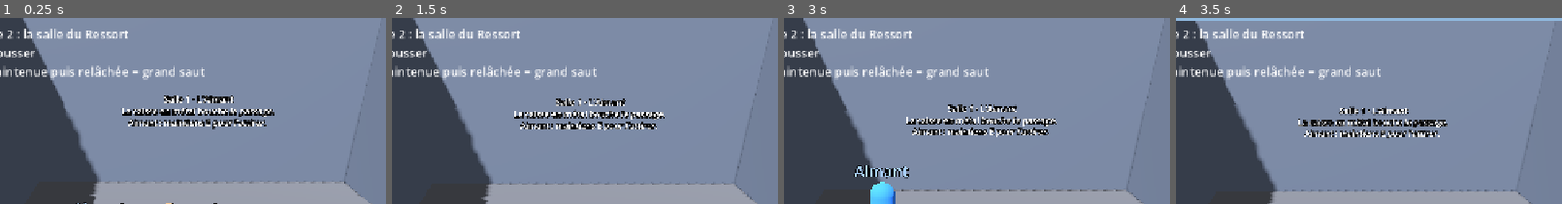
Above: before the commit, frames 1-4 (left to right).
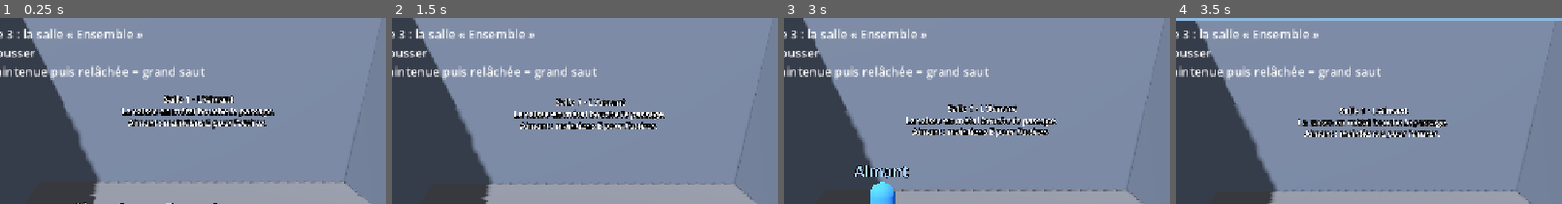
Above: after the commit, the same moments.

Repository: Aphyo/MagSpring
Game: Godot game, scene res://scenes/main.tscn
Two runs of this game, one before a commit and one after it. Both use one fixed random seed, a clock stepped at 60 frames per second and the inputs below.
Inputs:
- Up to frame 1 (0.25 s): no input
- Up to frame 2 (1.5 s): tap Enter at 0.5 s
- Up to frame 3 (3 s): tap Space at 2.75 s
- Up to frame 4 (3.5 s): no input
The pictures show only the part of the screen within x 31-81%, y 0-50%; the shares and areas given below are measured in that part.

The runs differ from the first frame. In frame 1, 0.5% of the frame differs, in the area x 2-37%, y 5-11%; in frame 2, 0.5%, in the area x 2-37%, y 5-12%; in frame 3, 0.5%; in frame 4, 0.5%.

Commit message:
Niveau 1, étape 3 : salle « Ensemble » et arrivée
Le Ressort saute sur un bloc violet pour ouvrir la niche où est enfermée une caisse.
L'Aimant sort la caisse et la pousse contre un bloc marron de 2,4 m pour s'en servir
de marche. Quand les deux joueurs sont sur l'arrivée, « Bravo ! » s'affiche.
Un seuil vert sous la porte de la salle 3 empêche d'y amener la caisse de la salle 1.

Co-Authored-By: Claude Opus 5.5 <noreply@anthropic.com>
Claude-Session: https://claude.ai/code/session_01HXSnhPvu5eQkQv46XWRZmo

Diff:
--- /dev/null
+++ b/assets/materials/corniche.tres
@@ -0,0 +1,5 @@
+[gd_resource type="StandardMaterial3D" format=3]
+
+[resource]
+albedo_color = Color(0.6, 0.4, 0.22, 1)
+roughness = 0.8
--- a/scenes/levels/niveau_1.tscn
+++ b/scenes/levels/niveau_1.tscn
@@ -6,6 +6,9 @@
 [ext_resource type="Material" path="res://assets/materials/plateforme_haute.tres" id="4_violet"]
 [ext_resource type="PackedScene" path="res://scenes/objects/heavy_button.tscn" id="5_bouton"]
 [ext_resource type="PackedScene" path="res://scenes/objects/door.tscn" id="6_porte"]
+[ext_resource type="Material" path="res://assets/materials/marche.tres" id="7_vert"]
+[ext_resource type="Material" path="res://assets/materials/corniche.tres" id="8_corniche"]
+[ext_resource type="PackedScene" path="res://scenes/objects/arrivee.tscn" id="9_arrivee"]
 
 [sub_resource type="Environment" id="Environment_niveau1"]
 background_mode = 1
@@ -77,9 +80,49 @@
 material = ExtResource("2_mur")
 
 [node name="Passage2" type="CSGBox3D" parent="Decor"]
-transform = Transform3D(1, 0, 0, 0, 1, 0, 0, 0, 1, 8, 1.5, 0)
+transform = Transform3D(1, 0, 0, 0, 1, 0, 0, 0, 1, 8, 1.75, 0)
 operation = 2
-size = Vector3(1, 3, 2.6)
+size = Vector3(1, 3.5, 2.6)
+
+[node name="SeuilPorte" type="CSGBox3D" parent="Decor"]
+transform = Transform3D(1, 0, 0, 0, 1, 0, 0, 0, 1, 8, 0.25, 0)
+size = Vector3(2, 0.5, 2.6)
+material = ExtResource("7_vert")
+
+[node name="TrouNiche" type="CSGBox3D" parent="Decor"]
+transform = Transform3D(1, 0, 0, 0, 1, 0, 0, 0, 1, 17, 1.5, -6.25)
+operation = 2
+size = Vector3(2.6, 3, 1)
+
+[node name="NicheSol" type="CSGBox3D" parent="Decor"]
+transform = Transform3D(1, 0, 0, 0, 1, 0, 0, 0, 1, 17, -0.5, -8)
+size = Vector3(3.6, 1, 3.5)
+material = ExtResource("1_sol")
+
+[node name="NicheMurGauche" type="CSGBox3D" parent="Decor"]
+transform = Transform3D(1, 0, 0, 0, 1, 0, 0, 0, 1, 15.45, 1.5, -8)
+size = Vector3(0.5, 3, 3.5)
+material = ExtResource("2_mur")
+
+[node name="NicheMurDroit" type="CSGBox3D" parent="Decor"]
+transform = Transform3D(1, 0, 0, 0, 1, 0, 0, 0, 1, 18.55, 1.5, -8)
+size = Vector3(0.5, 3, 3.5)
+material = ExtResource("2_mur")
+
+[node name="NicheFond" type="CSGBox3D" parent="Decor"]
+transform = Transform3D(1, 0, 0, 0, 1, 0, 0, 0, 1, 17, 1.5, -9.5)
+size = Vector3(3.6, 3, 0.5)
+material = ExtResource("2_mur")
+
+[node name="BlocVioletSalle3" type="CSGBox3D" parent="Decor"]
+transform = Transform3D(1, 0, 0, 0, 1, 0, 0, 0, 1, 13, 2.125, 1)
+size = Vector3(3, 4.25, 3)
+material = ExtResource("4_violet")
+
+[node name="Corniche" type="CSGBox3D" parent="Decor"]
+transform = Transform3D(1, 0, 0, 0, 1, 0, 0, 0, 1, 22, 1.2, -3.5)
+size = Vector3(4, 2.4, 5)
+material = ExtResource("8_corniche")
 
 [node name="VitreAvant" type="StaticBody3D" parent="."]
 
@@ -116,6 +159,30 @@
 transform = Transform3D(1, 0, 0, 0, 1, 0, 0, 0, 1, 0, 4.25, -3)
 
 [node name="Porte" parent="Salle2" instance=ExtResource("6_porte")]
-transform = Transform3D(0, 0, -1, 0, 1, 0, 1, 0, 0, 8, 0, 0)
+transform = Transform3D(0, 0, -1, 0, 1, 0, 1, 0, 0, 8, 0.5, 0)
+
+[node name="Salle3" type="Node3D" parent="."]
+
+[node name="Panneau" type="Label3D" parent="Salle3"]
+transform = Transform3D(1, 0, 0, 0, 1, 0, 0, 0, 1, 16, 5.9, -5.95)
+pixel_size = 0.01
+text = "Salle 3 · Ensemble
+L'arrivée est sur le bloc marron. Le Ressort y saute… et l'Aimant ?
+Indice : une caisse en métal fait une très bonne marche."
+font_size = 36
+outline_size = 12
+
+[node name="BoutonLourd" parent="Salle3" instance=ExtResource("5_bouton")]
+transform = Transform3D(1, 0, 0, 0, 1, 0, 0, 0, 1, 13, 4.25, 1)
+
+[node name="PorteNiche" parent="Salle3" instance=ExtResource("6_porte")]
+transform = Transform3D(1, 0, 0, 0, 1, 0, 0, 0, 1, 17, 0, -6.25)
+
+[node name="CaisseMarche" parent="Salle3" instance=ExtResource("3_caisse")]
+transform = Transform3D(1, 0, 0, 0, 1, 0, 0, 0, 1, 17, 0.5, -8)
+
+[node name="Arrivee" parent="Salle3" instance=ExtResource("9_arrivee")]
+transform = Transform3D(1, 0, 0, 0, 1, 0, 0, 0, 1, 22, 2.4, -3.5)
 
 [connection signal="active" from="Salle2/BoutonLourd" to="Salle2/Porte" method="ouvrir"]
+[connection signal="active" from="Salle3/BoutonLourd" to="Salle3/PorteNiche" method="ouvrir"]
--- a/scenes/main.tscn
+++ b/scenes/main.tscn
@@ -57,6 +57,6 @@
 offset_right = 816.0
 offset_bottom = 100.0
 theme_override_font_sizes/font_size = 20
-text = "Mag & Spring · Niveau 1 (tutoriel) · étape 2 : la salle du Ressort
+text = "Mag & Spring · Niveau 1 (tutoriel) · étape 3 : la salle « Ensemble »
 Aimant : ZQSD + Espace, E attirer, A repousser
 Ressort : flèches + Entrée, Maj droite maintenue puis relâchée = grand saut"
--- /dev/null
+++ b/scenes/objects/arrivee.tscn
@@ -0,0 +1,32 @@
+[gd_scene load_steps=5 format=3]
+
+[ext_resource type="Script" path="res://scripts/objects/arrivee.gd" id="1_arrivee"]
+[ext_resource type="Material" path="res://assets/materials/arrivee.tres" id="2_blanc"]
+
+[sub_resource type="BoxMesh" id="BoxMesh_dalle"]
+size = Vector3(3, 0.04, 3)
+
+[sub_resource type="BoxShape3D" id="BoxShape3D_zone"]
+size = Vector3(3, 2, 3)
+
+[node name="Arrivee" type="Area3D"]
+script = ExtResource("1_arrivee")
+
+[node name="Dalle" type="MeshInstance3D" parent="."]
+transform = Transform3D(1, 0, 0, 0, 1, 0, 0, 0, 1, 0, 0.02, 0)
+mesh = SubResource("BoxMesh_dalle")
+surface_material_override/0 = ExtResource("2_blanc")
+
+[node name="Forme" type="CollisionShape3D" parent="."]
+transform = Transform3D(1, 0, 0, 0, 1, 0, 0, 0, 1, 0, 1, 0)
+shape = SubResource("BoxShape3D_zone")
+
+[node name="Bravo" type="Label3D" parent="."]
+transform = Transform3D(1, 0, 0, 0, 1, 0, 0, 0, 1, 0, 3.5, 0)
+billboard = 1
+no_depth_test = true
+modulate = Color(1, 0.9, 0.3, 1)
+text = "Bravo !
+Niveau réussi"
+font_size = 160
+outline_size = 32
--- /dev/null
+++ b/scripts/objects/arrivee.gd
@@ -0,0 +1,29 @@
+extends Area3D
+## L'arrivée du niveau : une zone posée au sol.
+## Quand les deux joueurs (groupe « joueurs ») sont dedans en même temps,
+## le niveau est réussi : on affiche « Bravo ! » et on envoie le signal « reussi ».
+
+signal reussi
+
+@onready var bravo: Label3D = $Bravo
+
+var termine := false
+
+
+func _ready() -> void:
+	bravo.visible = false
+
+
+func _physics_process(_delta: float) -> void:
+	if termine:
+		return
+	# On compte les joueurs présents dans la zone.
+	var nombre := 0
+	for corps in get_overlapping_bodies():
+		if corps.is_in_group("joueurs"):
+			nombre += 1
+	if nombre >= 2:
+		termine = true
+		bravo.visible = true
+		print("Mag & Spring : niveau réussi !")
+		reussi.emit()
--- a/scripts/players/player.gd
+++ b/scripts/players/player.gd
@@ -42,6 +42,8 @@
 	etiquette.text = nom
 	etiquette.modulate = couleur.lightened(0.4)
 	_depart = global_position
+	# Le groupe « joueurs » permet à l'arrivée de reconnaître les deux personnages.
+	add_to_group("joueurs")
 
 
 func _physics_process(delta: float) -> void:
Not shown: 1 places in scenes/levels/niveau_1.tscn that only renumber resources
